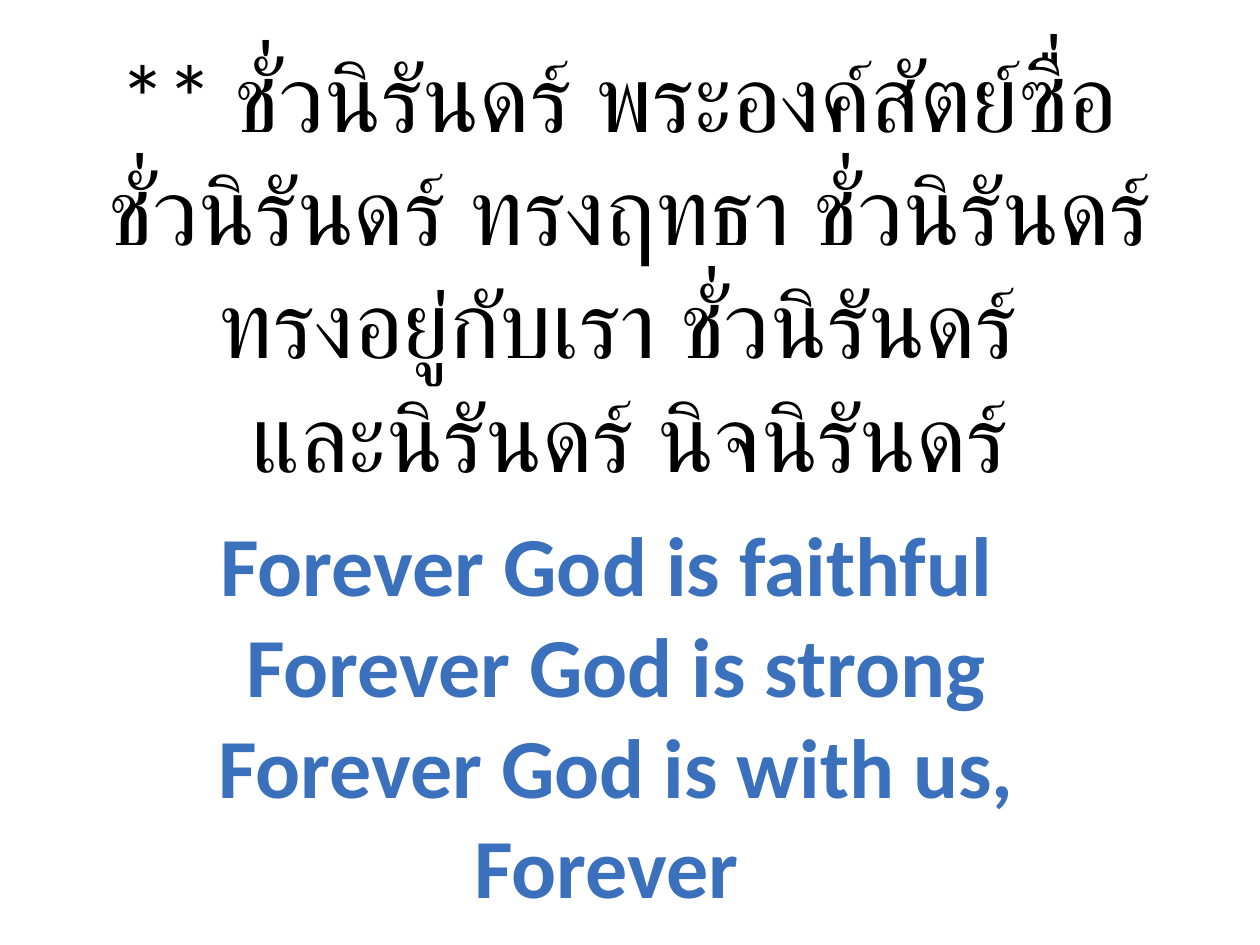
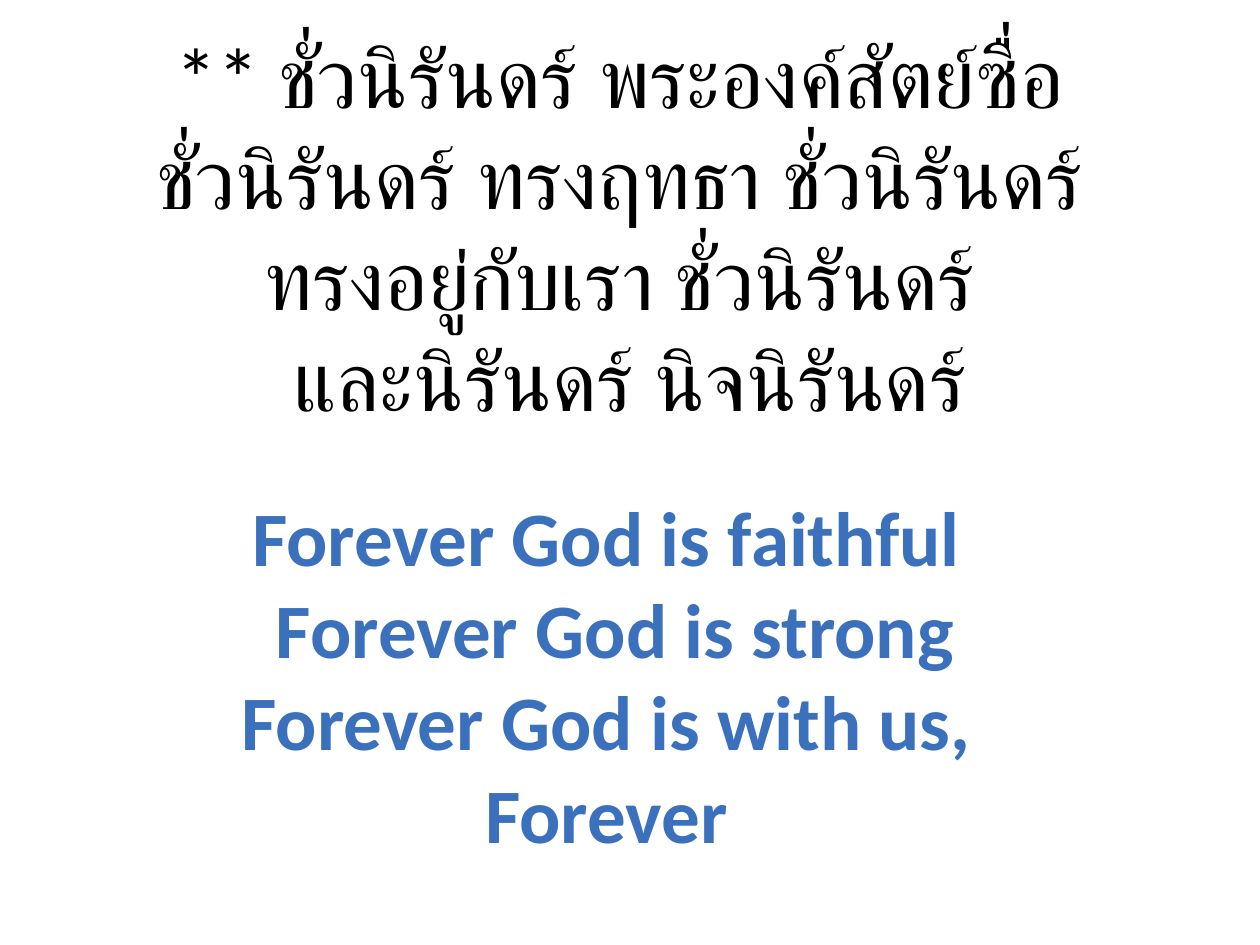
Before and after one commit to mightmay/songpptcreator, a slide deck: slide 6 of pre-made-ppt/forever.pptx. Drawn at 1260x945 pixels with LibreOffice and Linux fonts; fonts in the diff are those of the drawing; background and template pictures are left out. Boxes give left, top, right and bottom in pixels: in the first picture for what was removed or moved away, otherwise in the second. Text is boxed around its words. In the diff, an @@ line names an element or a change of style, - is before the commit and + after.

```diff
--- a/pre-made-ppt/forever.pptx
+++ b/pre-made-ppt/forever.pptx
@@ text "** ชั่วนิรันดร์ พระองค์สัตย์ซื่อ": place and size @@
-text "** ชั่วนิรันดร์ พระองค์สัตย์ซื่อ" at box(109, 58, 1149, 473)
+text "** ชั่วนิรันดร์ พระองค์สัตย์ซื่อ" at box(156, 43, 1081, 412)
@@ text "** ชั่วนิรันดร์ พระองค์สัตย์ซื่อ" at box(156, 43, 1081, 412): size 54 to 48 pt @@
@@ text at box(241, 512, 971, 844): text changed; size 48 to 44 pt @@
-Forever God is faithful
-Forever God is strong
-Forever God is with us, Forever
+Forever God is faithful
+Forever God is strong
+Forever God is with us,
+Forever
```
Also in this commit, not shown: 5 other slides changed, 6 other files.
